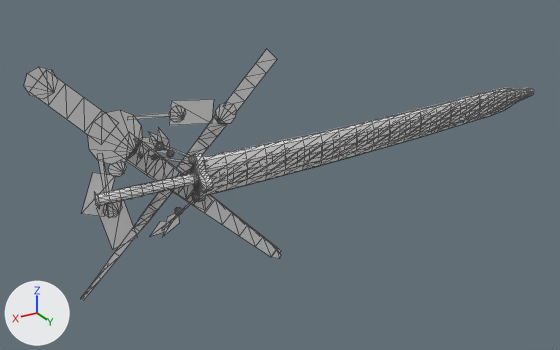
A saved change to the OBJ model src/main/resources/assets/mistletoe/model/named/mistletoe.obj.
One viewpoint serves both versions: a 50 mm camera at (161.0, 385.0, 182.0) aimed at (-75.0, -9.0, -15.0). Arrows for +X, +Y and +Z are at lower left; the lights stay in place. The older version comes first. Mesh edges are drawn as thin lines. Where no turn or scale is listed for an object, it has been applied to the vertices. Vertices at exactly the same position are counted once.

The first picture shows 'mistletoe'.
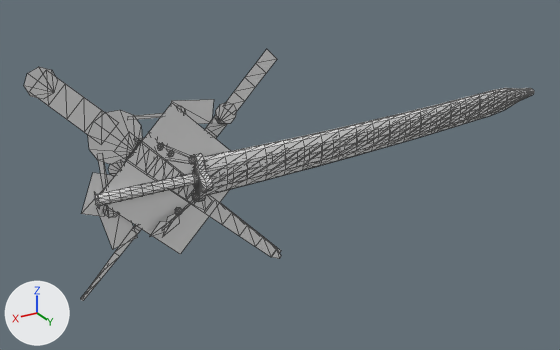
The edits, one by one:
me_mistletoe is used by ob_mistletoe; location (0.0, 0.0, 0.0).
Verts and faces of me_mistletoe; kept vertices keep their numbers, new ones are numbered from 1849.
me_mistletoe had 1849 vertices, 2984 faces and spanned x -290.0..78.0, y -15.0..15.0, z -72.0..78.0.
me_mistletoe now has 1853 vertices, 2986 faces and spans x -290.0..78.0, y -15.0..15.0, z -72.0..78.0.
Part 1, on me_mistletoe:
New vertex 1849 is at (-48.0, -1.0, 0.0).
New vertex 1850 is at (0.0, -1.0, -48.0), pixel (180, 254).
New vertex 1851 is at (48.0, -1.0, 0.0), pixel (96, 199).
New vertex 1852 is at (0.0, -1.0, 48.0), pixel (171, 102).
New faces: (1849, 1850, 1851), (1849, 1851, 1852).
Other edits to the shape of me_mistletoe do not show in these pictures.

Pixel boxes (x1, y1, x2, y2) of what changed, in the pictures (560 x 350 px):
part 1 of me_mistletoe, added
    after: (102, 103, 230, 254)
